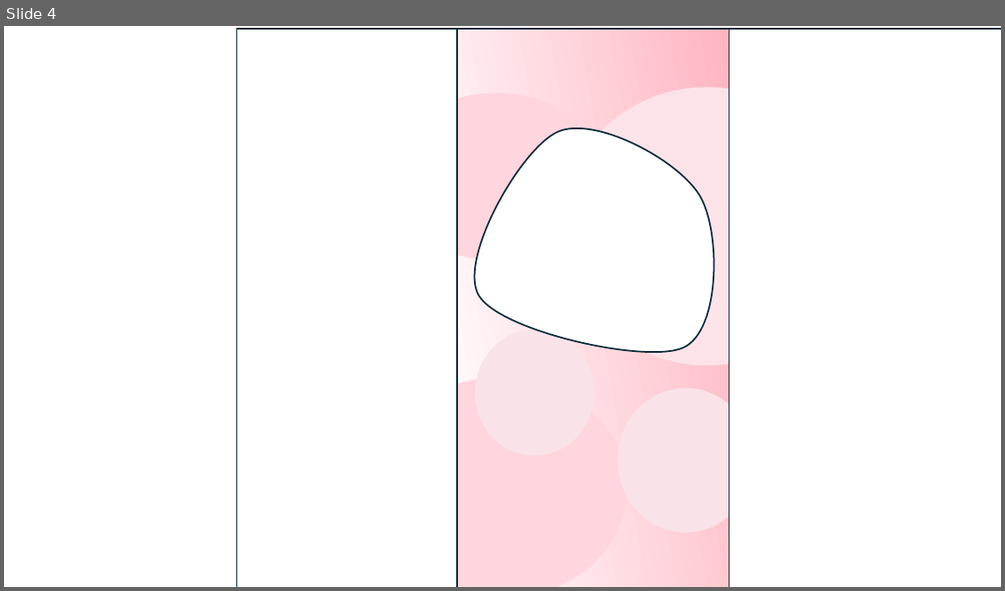
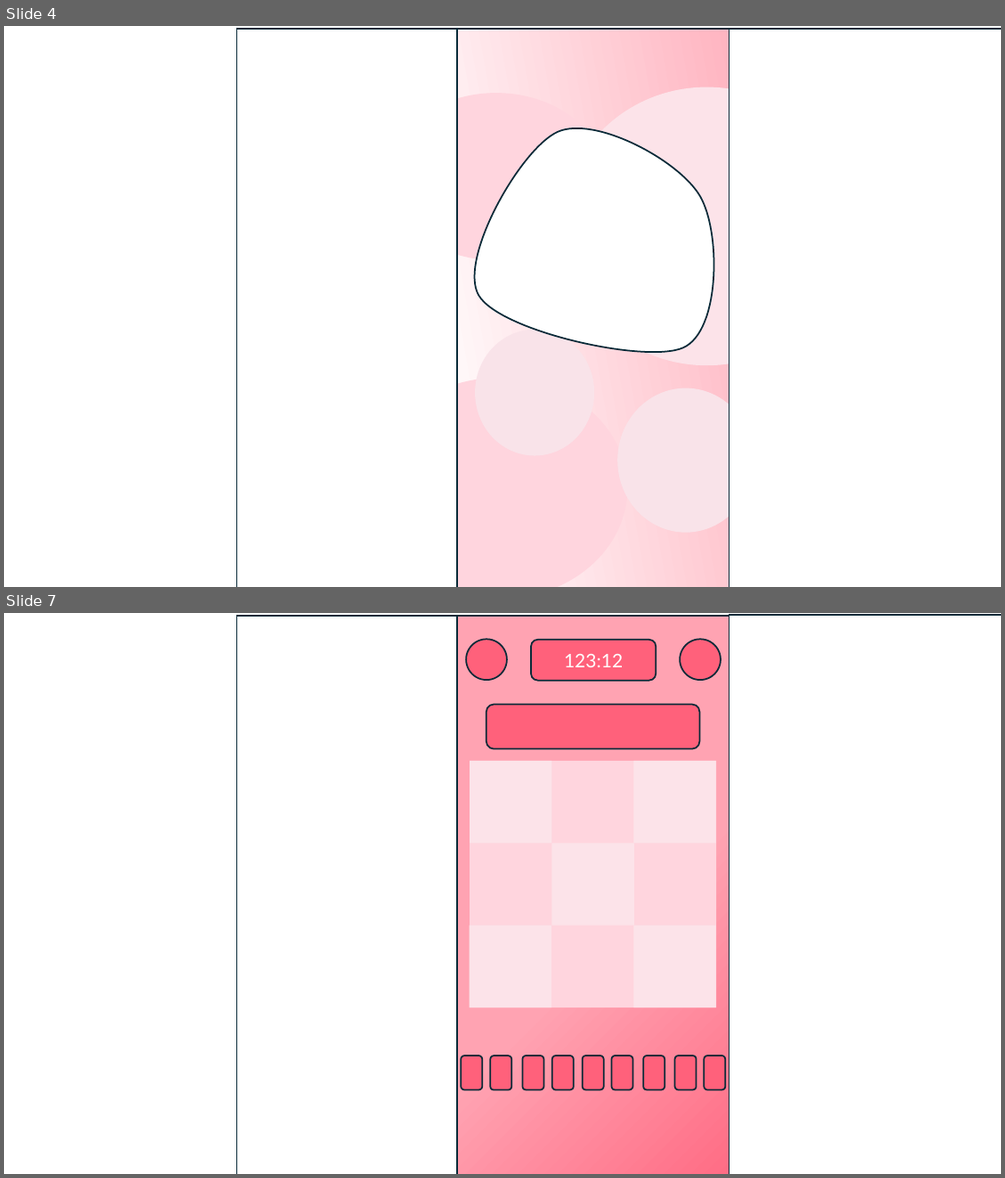
Before and after one commit to hungnh219/sudoku, a slide deck: design.pptx. Shown one above the other, each under a label of ours: slide 4 before the commit, slides 4 and 7 after it; the slides between them are not shown. The pictures are 1005x591 and 1005x1178 pixels, drawn with LibreOffice and Linux fonts; fonts in the diff are those of the drawing. Boxes give left, top, right and bottom in pixels: in the first picture for what was removed or moved away, otherwise in the second. Text is boxed around its words. In the diff, an @@ line names an element or a change of style, - is before the commit and + after.

```diff
--- a/design.pptx
+++ b/design.pptx
@@ slide 7 added at (4,613,1001,1174), background #FFFFFF @@
@@ rectangle added at (236,616,456,1174), fill #FFFFFF, outline #092A39 1.5 pt @@
@@ rectangle added at (457,616,729,1174), fill gradient #FFA3B2 to #FF6D85, outline #092A39 1.5 pt @@
@@ ellipse added at (466,639,507,681), fill #FF617B, outline #092A39 1.5 pt @@
@@ ellipse added at (680,639,721,681), fill #FF617B, outline #092A39 1.5 pt @@
@@ rectangle added at (729,615,1001,1174), fill #FFFFFF, outline #092A39 1.5 pt @@
@@ rounded rectangle added at (531,640,656,681), fill #FF617B, outline #092A39 1.5 pt, 18 pt, text pattern #FFFFFF on #FFFFFF @@
+123:12
@@ rounded rectangle added at (486,705,699,749), fill #FF617B, outline #092A39 1.5 pt @@
@@ rectangle added at (469,761,717,1008), fill #FFD5DE @@
@@ rectangle added at (469,761,552,844), fill #FCE3E9 @@
@@ rectangle added at (633,761,716,844), fill #FCE3E9 @@
@@ rectangle added at (552,844,634,925), fill #FCE3E9 @@
@@ rectangle added at (469,925,551,1008), fill #FCE3E9 @@
@@ rectangle added at (633,925,716,1008), fill #FCE3E9 @@
@@ rounded rectangle added at (461,1055,483,1090), fill #FF617B, outline #092A39 1.5 pt @@
@@ rounded rectangle added at (490,1055,512,1090), fill #FF617B, outline #092A39 1.5 pt @@
@@ rounded rectangle added at (522,1055,544,1090), fill #FF617B, outline #092A39 1.5 pt @@
@@ rounded rectangle added at (552,1055,574,1090), fill #FF617B, outline #092A39 1.5 pt @@
@@ rounded rectangle added at (582,1055,604,1090), fill #FF617B, outline #092A39 1.5 pt @@
@@ rounded rectangle added at (611,1055,633,1090), fill #FF617B, outline #092A39 1.5 pt @@
@@ rounded rectangle added at (643,1055,665,1090), fill #FF617B, outline #092A39 1.5 pt @@
@@ rounded rectangle added at (675,1055,696,1090), fill #FF617B, outline #092A39 1.5 pt @@
@@ rounded rectangle added at (704,1055,726,1090), fill #FF617B, outline #092A39 1.5 pt @@
```
Also in this commit, not shown: 3 other slides added, 1 other file.
